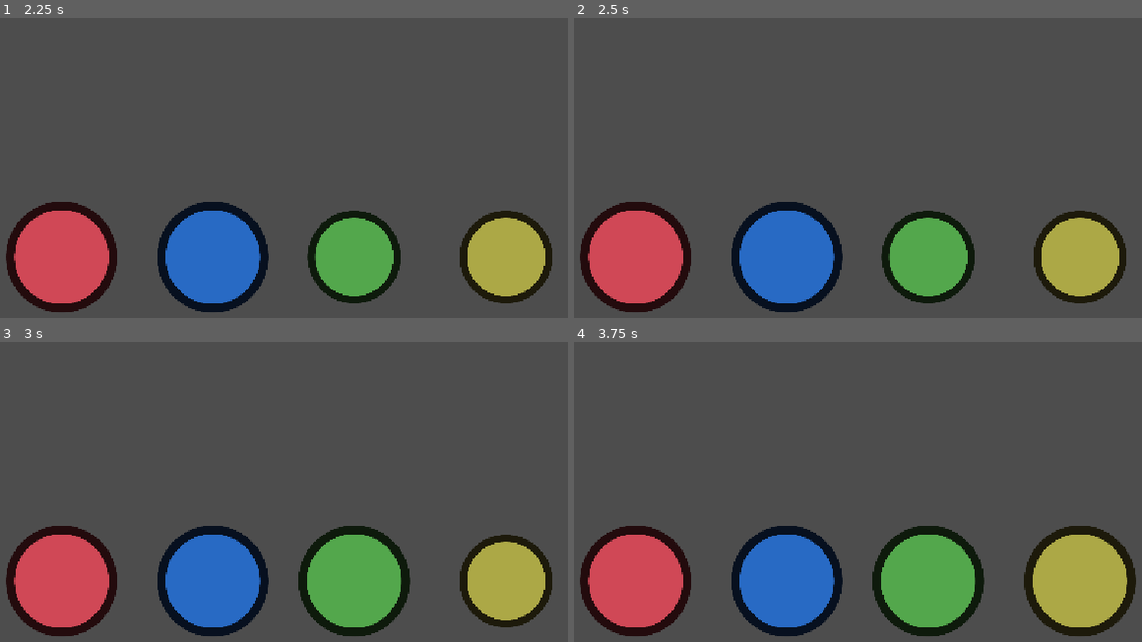
Above: before the commit, frames 1-4 (two rows, left to right).
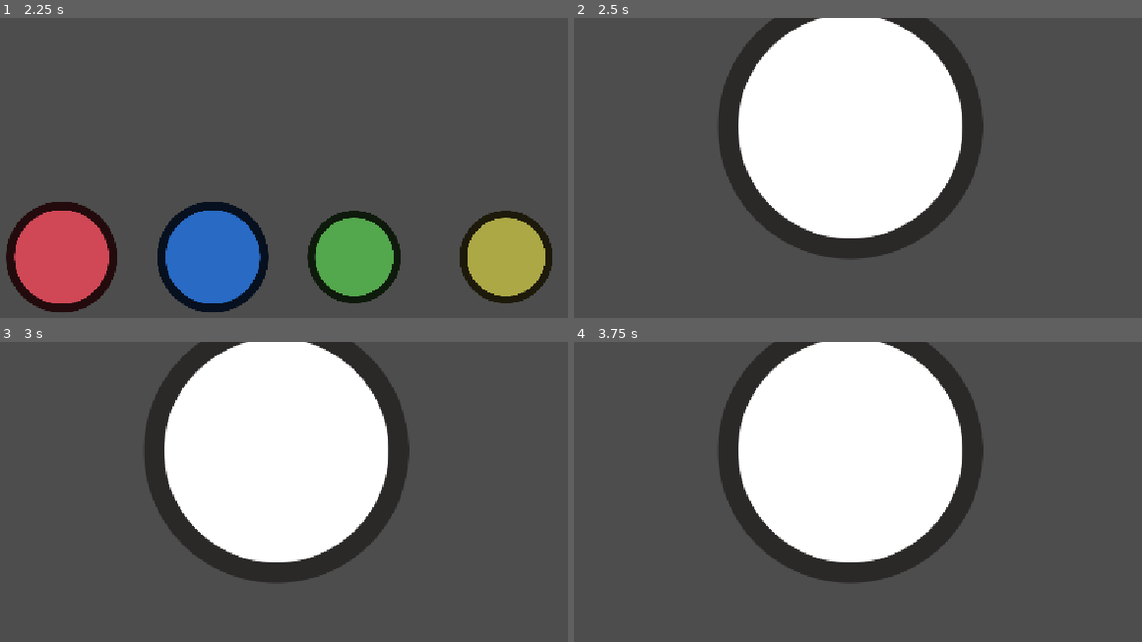
Above: after the commit, the same moments.

Repository: EduFdezSoy/MinijuegosMalagaJam
Game: Godot game, scene res://Scenes/PlayerSelection.tscn
The game is run twice, just before and just after one commit, with the same random seed, the same clock (stepped at 60 frames per second) and the same inputs.
Inputs (mouse positions are in pixels of both pictures, inside the frame that each line leads up to):
- Up to frame 1 (2.25 s): tap Enter at 0.5 s; move the mouse to (460, 216) at 0.52 s; tap Space (start_button) at 0.6, 1.25, 1.55, 2 s; move the mouse to (124, 261) at 1.27 s; tap A (p1_button) at 1.35 s; move the mouse to (363, 141) at 2.02 s; tap S (p2_button) at 2.1 s
- Up to frame 2 (2.5 s): tap Space (start_button) at 2.3 s
- Up to frame 3 (3 s): tap Space (start_button) at 2.75 s; move the mouse to (outside the picture) at 2.77 s; tap D (p3_button) at 2.85 s
- Up to frame 4 (3.75 s): tap Space (start_button) at 3.05, 3.5 s; move the mouse to (1096, 630) at 3.52 s; tap F (p4_button) at 3.6 s

Frame 1 is identical in both runs. In frame 2, 47% of the frame differs, in the area x 1-98%, y 0-99%; in frame 3, 49%; in frame 4, 50%, in the area x 1-99%, y 0-99%.

Commit message:
feat: Minijuego hereado simple que cuenta las pulsaciones de los jugadores activos refactor: se ha cambiado como funcionaba los playerButton en la escena y el PlayersController para que funcionen con señales

Diff:
--- a/Scenes/Minigames/Minijuego1.tscn
+++ b/Scenes/Minigames/Minijuego1.tscn
@@ -1,8 +1,10 @@
 [gd_scene format=3 uid="uid://bymi3w6nfe84"]
 
 [ext_resource type="Texture2D" uid="uid://cpdei0c4gficn" path="res://Assets/Sprites/GenericButton.png" id="1_116ni"]
+[ext_resource type="Script" uid="uid://bfslgit2kd106" path="res://Scripts/Controllers/Minigames/Minigame 1/MinigameOne.gd" id="1_u5u0k"]
 
 [node name="Minijuego1" type="Node2D" unique_id=1996787499]
+script = ExtResource("1_u5u0k")
 
 [node name="Node2D" type="Node2D" parent="." unique_id=1122291142]
 position = Vector2(564, 159)
--- a/Scenes/PlayerSelection.tscn
+++ b/Scenes/PlayerSelection.tscn
@@ -1,18 +1,12 @@
 [gd_scene format=3 uid="uid://dm5h73bs117jr"]
 
 [ext_resource type="Texture2D" uid="uid://cpdei0c4gficn" path="res://Assets/Sprites/GenericButton.png" id="1_hqt01"]
-[ext_resource type="Script" uid="uid://dq3x1iskvffgi" path="res://Scripts/Controllers/PlayersController.gd" id="1_jtnjm"]
 [ext_resource type="Script" uid="uid://dqd747do6jri1" path="res://Scripts/PlayerButton.gd" id="2_2ny7y"]
 [ext_resource type="Script" uid="uid://cogkluld14x1i" path="res://Scripts/Controllers/RoundController.gd" id="4_2ny7y"]
 [ext_resource type="Script" uid="uid://c8xhspffwdh2y" path="res://Scripts/StartButton.gd" id="4_mpou1"]
 [ext_resource type="PackedScene" uid="uid://bymi3w6nfe84" path="res://Scenes/Minigames/Minijuego1.tscn" id="5_f0lok"]
-[ext_resource type="PackedScene" uid="uid://cdgfbmswqylwo" path="res://Scenes/Minigames/Minijuego2.tscn" id="6_b33av"]
-[ext_resource type="PackedScene" uid="uid://bb8ml4ltvhd0q" path="res://Scenes/Minigames/Minijuego3.tscn" id="7_mpou1"]
 
 [node name="PlayerSelection" type="Node2D" unique_id=1452936896]
-
-[node name="PlayersController" type="Node" parent="." unique_id=428338449]
-script = ExtResource("1_jtnjm")
 
 [node name="Player 1" type="Node2D" parent="." unique_id=1454617281]
 position = Vector2(250, 350)
@@ -61,7 +55,7 @@
 
 [node name="RoundController" type="Node" parent="." unique_id=1558029353]
 script = ExtResource("4_2ny7y")
-availableMinigames = Array[PackedScene]([ExtResource("5_f0lok"), ExtResource("6_b33av"), ExtResource("7_mpou1")])
-minigamesInTheRound = 3
+availableMinigames = Array[PackedScene]([ExtResource("5_f0lok")])
+minigamesInTheRound = 1
 
 [node name="MinigameContainer" type="Node" parent="." unique_id=741273415]
--- a/Scripts/Controllers/InputController.gd
+++ b/Scripts/Controllers/InputController.gd
@@ -1,6 +1,7 @@
 extends Node
 
 signal playerButtonPressed(playerId: int)
+var GameInitialized: bool = false
 
 const PLAYER_ACTIONS := {
 	1: "p1_button",
--- /dev/null
+++ b/Scripts/Controllers/Minigames/Minigame 1/MinigameOne.gd
@@ -0,0 +1,20 @@
+extends MinigameBase
+
+var playerPresses: Dictionary[int, int] = {}
+
+
+func OnMinigameStarted() -> void:
+	for player_id in activePlayerIds:
+		playerPresses[player_id] = 0
+
+
+func OnPlayerPressed(playerId: int) -> void:
+	playerPresses[playerId] += 1
+
+	print(
+		"Jugador ", playerId,
+		" ha pulsado ", playerPresses[playerId],
+        " veces."
+	)
+func FinishMinigame(results: Dictionary) -> void:
+	pass
--- a/Scripts/Controllers/Minigames/MinigameBase.gd
+++ b/Scripts/Controllers/Minigames/MinigameBase.gd
@@ -8,7 +8,7 @@
 # Identificadores de los jugadores que participan.
 var activePlayerIds: Array[int] = []
 
-var isRunning: bool = false
+var minigameEnabled: bool = false
 
 
 # Inicializa el minijuego con los jugadores
@@ -22,7 +22,7 @@
 			OnInputPlayerPressed
 		)
 
-	isRunning = true
+	minigameEnabled = true
 	OnMinigameStarted()
 
 
@@ -32,29 +32,29 @@
 
 
 # Detecta cuando se pulsan los botones y filtra para no pillar botones de personas que no estén jugando
-func OnInputPlayerPressed(player_id: int) -> void:
-	if not isRunning:
+func OnInputPlayerPressed(playerId: int) -> void:
+	if not minigameEnabled:
 		return
 
-	if not activePlayerIds.has(player_id):
+	if not activePlayerIds.has(playerId):
 		return
 
-	OnPlayerPressed(player_id)
+	OnPlayerPressed(playerId)
 
 
 # Cada minijuego implementará que pasa cuando se pulsa el botón de cada jugador
-func OnPlayerPressed(_player_id: int) -> void:
+func OnPlayerPressed(playerId: int) -> void:
 	pass
 
 
 # Termina el minijuego y emite la signal
 func FinishMinigame(results: Dictionary) -> void:
-	if not isRunning:
+	if not minigameEnabled:
 		return
 
-	isRunning = false
+	minigameEnabled = false
 	minigameFinished.emit(results)
 
 
 func StopMinigame() -> void:
-	isRunning = false
+	minigameEnabled = false
--- a/Scripts/Controllers/PlayersController.gd
+++ b/Scripts/Controllers/PlayersController.gd
@@ -1,7 +1,12 @@
 extends Node
 
+signal PlayerSelectionChangeState(state: bool)
 var activePlayers: Array[bool] = [false, false, false, false]
 var activePlayerCount: int = 0
+
+
+func _ready() -> void:
+	SetPlayerButtonsState(true)
 
 func PlayerSelect(playerId: int) -> void:
 	var index = playerId -1
@@ -17,6 +22,8 @@
 	activePlayerCount+=1
 	print("Jugador %d se ha unido" % index)
 
+func SetPlayerButtonsState(state:bool) -> void:
+	PlayerSelectionChangeState.emit(state)
 
 func GetPlayersCount() -> int:
 	return activePlayerCount
--- a/Scripts/PlayerButton.gd
+++ b/Scripts/PlayerButton.gd
@@ -2,21 +2,39 @@
 class_name PlayerButton
 
 @export_range(1,4) var playerId: int = 1
+var playerSelected: bool = false
+var buttonState: bool = true
 
-var playerSelected: bool = false
+func _ready() -> void:
+	if not PlayersController.PlayerSelectionChangeState.is_connected(SetButtonState):
+			PlayersController.PlayerSelectionChangeState.connect(SetButtonState)
+	SetButtonState(true)
 
-# Called every frame. 'delta' is the elapsed time since the previous frame.
-func _process(_delta: float) -> void:
-	var action_name := "p%d_button" % playerId
-	if Input.is_action_just_pressed(action_name):
+
+func ButtonPressed(playerIdPressed: int) -> void:
+	if(playerIdPressed == playerId):
 		PlayerButtonPressed()
+
+func SetButtonState(state:bool) -> void:
+	buttonState = state
+	print("Se ha puesto el estado del botón en: ", state)
+	if(buttonState):
+		show()
+		if not InputController.playerButtonPressed.is_connected(ButtonPressed):
+			InputController.playerButtonPressed.connect(ButtonPressed)
+
+	else:
+		hide()
+		if InputController.playerButtonPressed.is_connected(ButtonPressed):
+			InputController.playerButtonPressed.disconnect(ButtonPressed)
 
 
 func PlayerButtonPressed() -> void:
-	if(!playerSelected):
+	if(not playerSelected):
 		PlayersController.PlayerSelect(playerId)
 		playerSelected = true
 		var target_scale = Vector2(1.2, 1.2)
 		scale = target_scale
+		print("Jugador ",playerId, " ha pulsado el botón en el inicio")
 	else:
-		print("Jugador ",playerId, " ha pulsado el botón")
+		print("Jugador ",playerId, " ha pulsado el botón en el inicio")
--- a/Scripts/StartButton.gd
+++ b/Scripts/StartButton.gd
@@ -1,6 +1,5 @@
 extends Node
 @onready var roundController = get_node("../RoundController")
-@onready var playerController = get_node("../PlayersController")
 
 # Called when the node enters the scene tree for the first time.
 func _ready() -> void:
@@ -9,8 +8,11 @@
 
 # Called every frame. 'delta' is the elapsed time since the previous frame.
 func _process(_delta: float) -> void:
-	if(Input.is_action_just_pressed("start_button") and (playerController.GetPlayersCount() > 1)):
+	if(!InputController.GameInitialized and  Input.is_action_just_pressed("start_button") and (PlayersController.GetPlayersCount() > 1)):
 		roundController.CreateRound()
-		ScoreManager.InitializeScores(playerController.GetCurrentPlayersIds())
+		ScoreManager.InitializeScores(PlayersController.GetCurrentPlayersIds())
 		#Añadir espera para la transición
+		InputController.GameInitialized = true
 		SceneManager.LoadCurrentMinigame(roundController)
+		PlayersController.SetPlayerButtonsState(false)
+		print("Empieza el juego")
Not shown, added: Scripts/Controllers/Minigames/Minigame 1/MinigameOne.gd.uid
